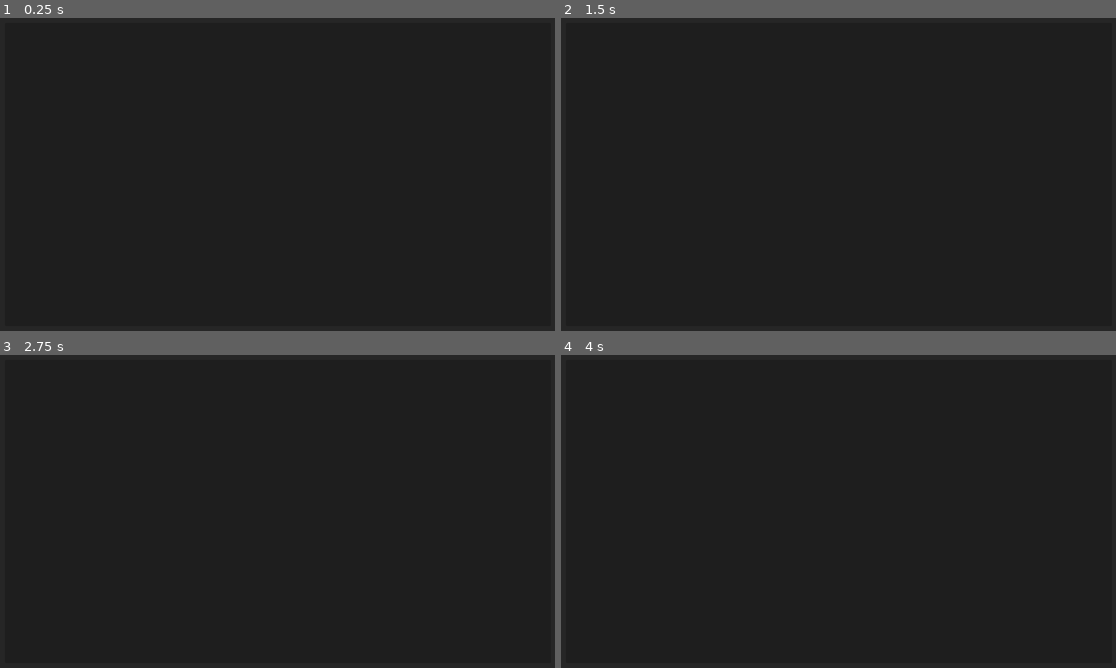
Above: before the commit, frames 1-4 (two rows, left to right).
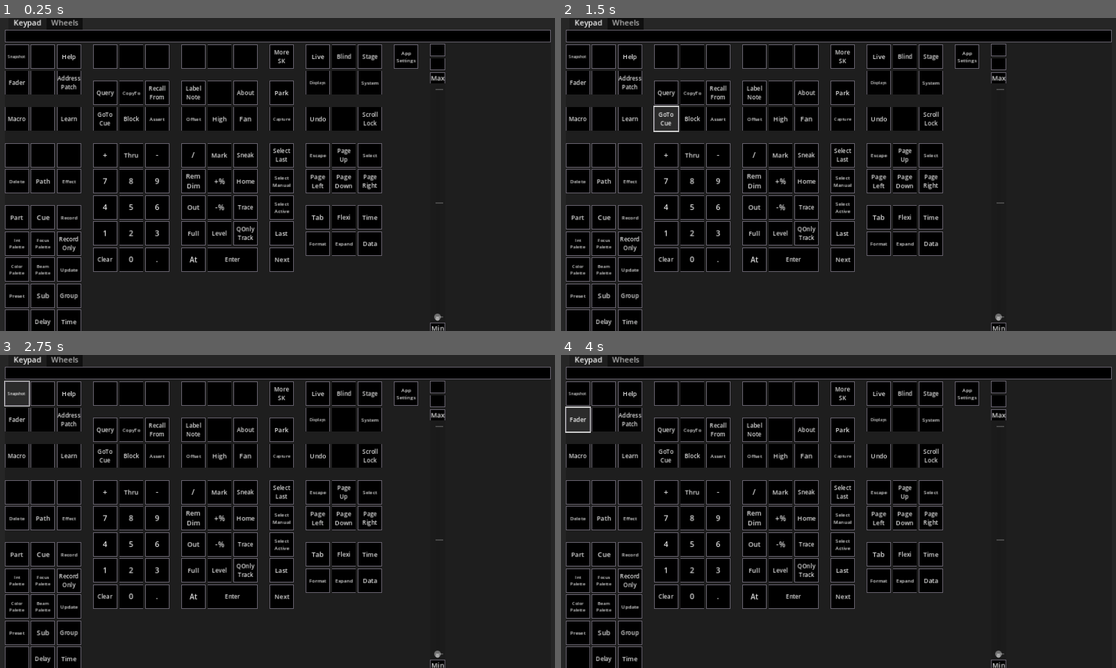
Above: after the commit, the same moments.

Repository: CoffeeCoder1/etc-eos-remote
Game: Godot game, scene res://scenes/main/main.tscn
Same seed, same stepped clock (60 frames per second), same inputs: the game is played once before the commit and once after it.
Inputs (mouse positions are in pixels of both pictures, inside the frame that each line leads up to):
- Up to frame 1 (0.25 s): no input
- Up to frame 2 (1.5 s): click (666, 118) at 0.5 s, where only the run after the commit has a clickable "GoTo Cue"; click (666, 118) at 1.25 s, where only the run after the commit has a clickable "GoTo Cue"
- Up to frame 3 (2.75 s): click (16, 392) at 2 s, where only the run after the commit has a clickable "Snapshot"
- Up to frame 4 (4 s): click (605, 392) at 2.77 s; click (577, 420) at 3.5 s, where only the run after the commit has a clickable "Fader"

The runs differ from the first frame. In frame 1, 39% of the frame differs, in the area x 0-100%, y 0-100%; in frame 2, 39%; in frame 3, 39%; in frame 4, 39%.

Commit message:
Put the keypad and wheel panel in a TabContainer

Diff:
--- a/scenes/main/main.tscn
+++ b/scenes/main/main.tscn
@@ -116,15 +116,21 @@
 theme_override_constants/margin_right = 10
 theme_override_constants/margin_bottom = 10
 
-[node name="Keypad" parent="PanelContainer/MarginContainer" instance=ExtResource("5_j6y4i")]
+[node name="TabContainer" type="TabContainer" parent="PanelContainer/MarginContainer"]
+layout_mode = 2
+current_tab = 0
+
+[node name="Keypad" parent="PanelContainer/MarginContainer/TabContainer" instance=ExtResource("5_j6y4i")]
+layout_mode = 2
+metadata/_tab_index = 0
+
+[node name="Wheels" parent="PanelContainer/MarginContainer/TabContainer" instance=ExtResource("4_jlbm2")]
 visible = false
 layout_mode = 2
+metadata/_tab_index = 1
 
 [node name="SettingsContainer" parent="PanelContainer/MarginContainer" instance=ExtResource("2_w362o")]
 visible = false
-layout_mode = 2
-
-[node name="Wheels" parent="PanelContainer/MarginContainer" instance=ExtResource("4_jlbm2")]
 layout_mode = 2
 
 [node name="OSCClientTCP" type="Node" parent="."]
@@ -137,4 +143,4 @@
 osc_recieve_prefix = "/eos/out/user"
 target_client = NodePath("../OSCClientTCP")
 
-[connection signal="settings_button_pressed" from="PanelContainer/MarginContainer/Keypad" to="PanelContainer/MarginContainer/SettingsContainer" method="_on_settings_button_pressed"]
+[connection signal="settings_button_pressed" from="PanelContainer/MarginContainer/TabContainer/Keypad" to="PanelContainer/MarginContainer/SettingsContainer" method="_on_settings_button_pressed"]
